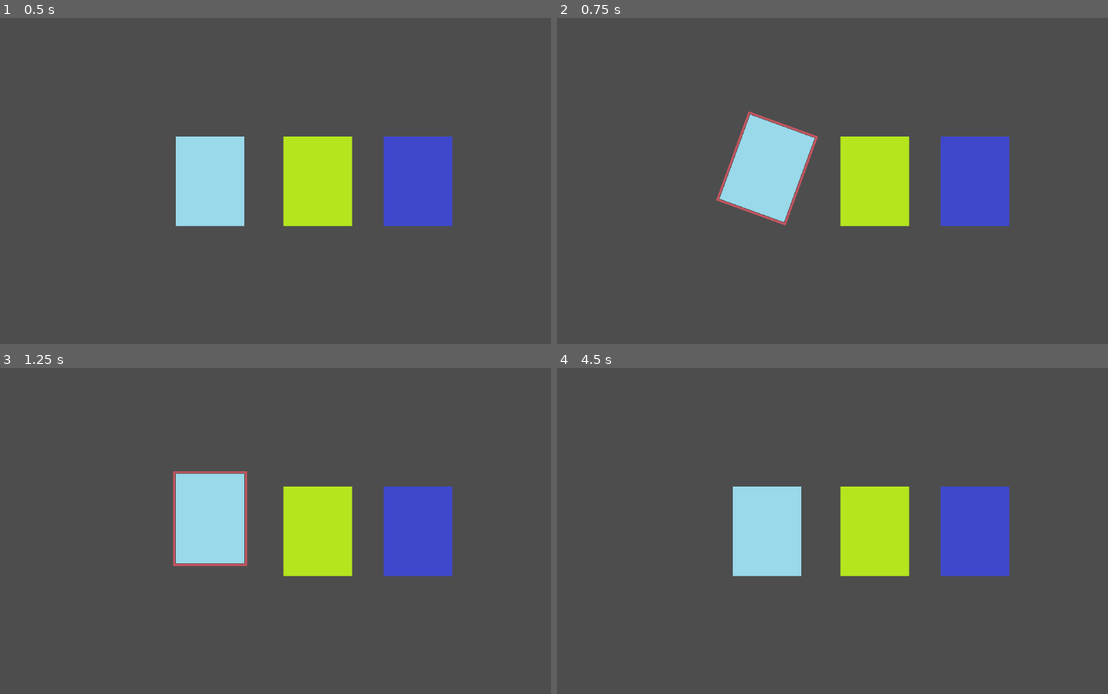
Above: before the commit, frames 1-4 (two rows, left to right).
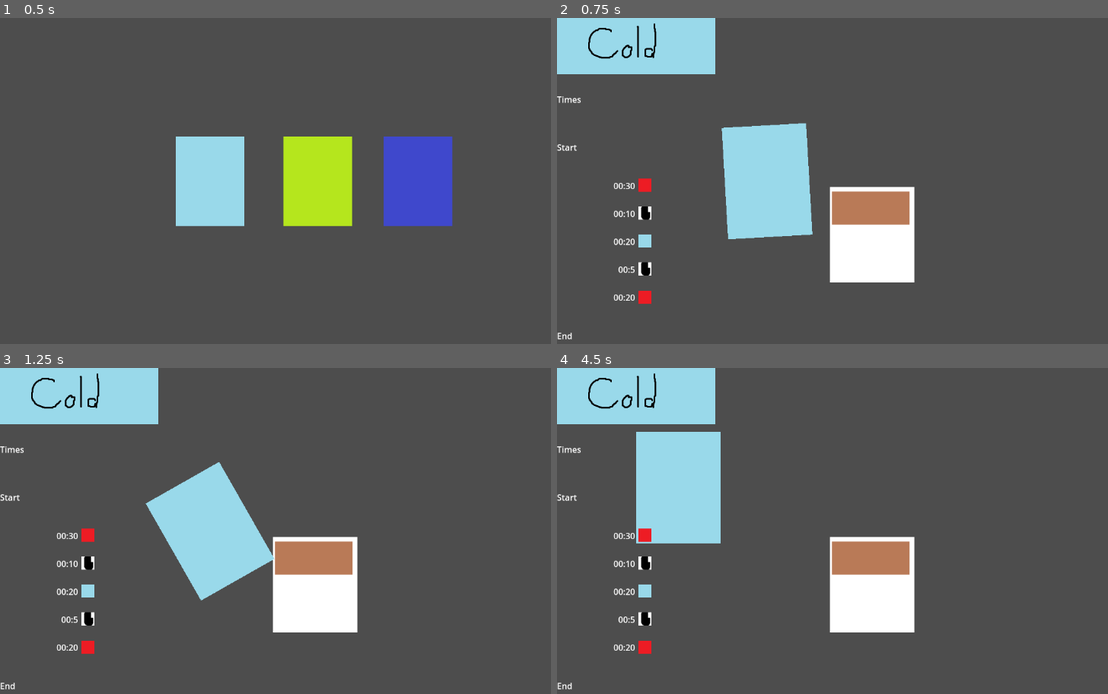
Above: after the commit, the same moments.

Repository: LuisGarrillo/Neo-Mel-vn
Game: Godot game, scene res://scenes/minigames/coffee_making.tscn
Same seed, same stepped clock (60 frames per second), same inputs: the game is played once before the commit and once after it. This scene is started directly instead of the project's main scene.
Inputs (mouse positions are in pixels of both pictures, inside the frame that each line leads up to):
- Up to frame 1 (0.5 s): no input
- Up to frame 2 (0.75 s): tap Enter at 0.5 s; move the mouse to (766, 181) at 0.52 s; hold W (up) from 0.53 s (still down); hold Space (accept) from 0.53 s (still down); click (766, 181) at 0.67 s
- Up to frame 3 (1.25 s): keep holding W (up); keep holding Space (accept)
- Up to frame 4 (4.5 s): move the mouse to (876, 531) at 1.27 s; release W (up) at 1.28 s; release Space (accept) at 1.28 s; hold S (down) 1.28-2.03 s; tap Space (accept) at 1.35, 2.85, 4.35 s; click (876, 531) at 1.42 s; move the mouse to (975, 531) at 2.02 s; hold Space (accept) 2.03-2.78 s; hold W (up) 2.03-3.53 s; click (975, 531) at 2.17 s; move the mouse to (832, 605) at 2.77 s; click (832, 605) at 2.92 s; move the mouse to (1041, 589) at 3.52 s; hold Space (accept) 3.53-4.28 s; hold S (down) from 3.53 s (still down); move the mouse to (678, 488) at 4.27 s

Frame 1 is identical in both runs. In frame 2, 18% of the frame differs, in the area x 0-83%, y 0-99%; in frame 3, 18%; in frame 4, 24%.

Commit message:
Fix side bar positioning

Diff:
--- a/scenes/minigames/coffee_making.tscn
+++ b/scenes/minigames/coffee_making.tscn
@@ -3,7 +3,11 @@
 [ext_resource type="Script" path="res://scripts/managers/coffee_making_manager.gd" id="1_61ciw"]
 [ext_resource type="PackedScene" uid="uid://c8me6xlv3wywb" path="res://scenes/minigames/bean_selection.tscn" id="2_hmbki"]
 
-[node name="CoffeeMaking" type="Node2D"]
+[node name="CoffeeMaking" type="Control"]
+layout_mode = 3
+anchors_preset = 0
+offset_right = 300.0
+offset_bottom = 648.0
 script = ExtResource("1_61ciw")
 
 [node name="BeanSelection" parent="." instance=ExtResource("2_hmbki")]
--- a/scenes/ui/pouring_control.tscn
+++ b/scenes/ui/pouring_control.tscn
@@ -65,18 +65,23 @@
 
 [node name="Label" type="Label" parent="VBoxContainer/VBoxContainer"]
 layout_mode = 2
+size_flags_vertical = 6
 text = "Times
 "
 
 [node name="Label2" type="Label" parent="VBoxContainer/VBoxContainer"]
 layout_mode = 2
+size_flags_vertical = 6
 text = "Start"
 
 [node name="TimesContainer" type="VBoxContainer" parent="VBoxContainer/VBoxContainer"]
 layout_mode = 2
+size_flags_vertical = 3
+size_flags_stretch_ratio = 3.0
 
 [node name="Label3" type="Label" parent="VBoxContainer/VBoxContainer"]
 layout_mode = 2
+size_flags_vertical = 6
 text = "End"
 
 [node name="CoffeePouring" parent="." instance=ExtResource("4_matf1")]
--- a/scenes/ui/pouring_time.tscn
+++ b/scenes/ui/pouring_time.tscn
@@ -53,6 +53,7 @@
 offset_bottom = -623.0
 grow_horizontal = 2
 grow_vertical = 2
+size_flags_vertical = 3
 script = ExtResource("1_x7o6w")
 
 [node name="HBoxContainer" type="HBoxContainer" parent="."]
@@ -67,12 +68,14 @@
 layout_mode = 2
 size_flags_horizontal = 3
 horizontal_alignment = 2
+vertical_alignment = 1
 
 [node name="Control" type="Control" parent="HBoxContainer"]
 layout_mode = 2
 size_flags_horizontal = 3
+size_flags_vertical = 4
 
 [node name="AnimatedSprite2D" type="AnimatedSprite2D" parent="HBoxContainer/Control"]
 sprite_frames = SubResource("SpriteFrames_gumbl")
 animation = &"cold"
-centered = false
+offset = Vector2(15, 0)
--- a/scripts/data/bean_data.gd
+++ b/scripts/data/bean_data.gd
@@ -5,80 +5,89 @@
 		"test": {
 			"description": "This is the description for the test bean",
 			"grind": "medium",
-			"pour": [
-				{
-					"time": 30,
-					"type": "hot"
-				},
-				{
-					"time": 10,
-					"type": "wait"
-				},
-				{
-					"time": 20,
-					"type": "cold"
-				},
-				{
-					"time": 5,
-					"type": "wait"
-				},
-				{
-					"time": 20,
-					"type": "hot"
-				},
-			]
+			"pour": {
+				"pattern": "circle",
+				"steps": [
+					{
+						"time": 30,
+						"type": "hot"
+					},
+					{
+						"time": 10,
+						"type": "wait"
+					},
+					{
+						"time": 20,
+						"type": "cold"
+					},
+					{
+						"time": 5,
+						"type": "wait"
+					},
+					{
+						"time": 20,
+						"type": "hot"
+					},
+				]
+			}
 		},
 		"test2": {
 			"description": "This is the description for the second test bean",
 			"grind": "low",
-			"pour": [
-				{
-					"time": 25,
-					"type": "cold"
-				},
-				{
-					"time": 10,
-					"type": "wait"
-				},
-				{
-					"time": 30,
-					"type": "hot"
-				},
-				{
-					"time": 5,
-					"type": "wait"
-				},
-				{
-					"time": 25,
-					"type": "hot"
-				},
-			]
+			"pour": {
+				"pattern": "circle",
+				"steps": [
+					{
+						"time": 25,
+						"type": "cold"
+					},
+					{
+						"time": 10,
+						"type": "wait"
+					},
+					{
+						"time": 30,
+						"type": "hot"
+					},
+					{
+						"time": 5,
+						"type": "wait"
+					},
+					{
+						"time": 25,
+						"type": "hot"
+					},
+				]
+			}
 		},
 		"test3": {
 			"description": "This is the description for the third test bean",
 			"grind": "high",
-			"pour": [
-				{
-					"time": 15,
-					"type": "hot"
-				},
-				{
-					"time": 10,
-					"type": "wait"
-				},
-				{
-					"time": 20,
-					"type": "cold"
-				},
-				{
-					"time": 5,
-					"type": "wait"
-				},
-				{
-					"time": 20,
-					"type": "hot"
-				},
-			]
+			"pour": {
+				"pattern": "heart",
+				"steps": [
+					{
+						"time": 15,
+						"type": "hot"
+					},
+					{
+						"time": 10,
+						"type": "wait"
+					},
+					{
+						"time": 20,
+						"type": "cold"
+					},
+					{
+						"time": 5,
+						"type": "wait"
+					},
+					{
+						"time": 20,
+						"type": "hot"
+					},
+				]
+			}
 		}
 	}
 }
--- a/scripts/managers/coffee_making_manager.gd
+++ b/scripts/managers/coffee_making_manager.gd
@@ -1,12 +1,25 @@
-extends Node2D
+extends Control
 @onready var bean_selection: BeanSelector = $BeanSelection
 
-const COFFEE_POURING = preload("res://scenes/minigames/coffee_pouring.tscn")
+const POURING_CONTROL = preload("res://scenes/ui/pouring_control.tscn")
+var pouring : PouringControl
 var cup_recipe: Dictionary
 # Called when the node enters the scene tree for the first time.
 func _ready() -> void:
 	bean_selection.recipe.connect(get_recipe)
 
+func switch(from, to):
+	if from == "selection":
+		remove_child(bean_selection)
+
+	if to == "pouring":
+		set_up_pouring()
+
+func set_up_pouring():
+	pouring = POURING_CONTROL.instantiate()
+	add_child(pouring)
+	pouring.set_up(cup_recipe["pour"])
+
 func get_recipe(selected_recipe: Dictionary):
 	cup_recipe = selected_recipe
-	print(cup_recipe)
+	switch("selection", "pouring")
--- a/scripts/ui/pouring_control.gd
+++ b/scripts/ui/pouring_control.gd
@@ -1,12 +1,12 @@
 extends Control
-class_name PouringSideBar
+class_name PouringControl
 @onready var times_container: VBoxContainer = $VBoxContainer/VBoxContainer/TimesContainer
 @onready var coffee_pouring: Node2D = $CoffeePouring
 
 const POURING_TIME = preload("res://scenes/ui/pouring_time.tscn")
 
-func set_up(steps):
-	for step in steps:
+func set_up(recipe):
+	for step in recipe["steps"]:
 		var timestamp: PouringTimestamp = POURING_TIME.instantiate()
+		times_container.add_child(timestamp)
 		timestamp.set_up(step["time"], step["type"])
-		times_container.add_child(timestamp)
--- a/scripts/ui/pouring_time.gd
+++ b/scripts/ui/pouring_time.gd
@@ -3,6 +3,6 @@
 @onready var type_sprite: AnimatedSprite2D = $HBoxContainer/Control/AnimatedSprite2D
 @onready var label: Label = $HBoxContainer/Label
 
-func set_up(time: String, type: String) -> void:
-	label.text = "00:" + time
+func set_up(time: int, type: String) -> void:
+	label.text = "00:" + String.num_int64(time)
 	type_sprite.play(type)
